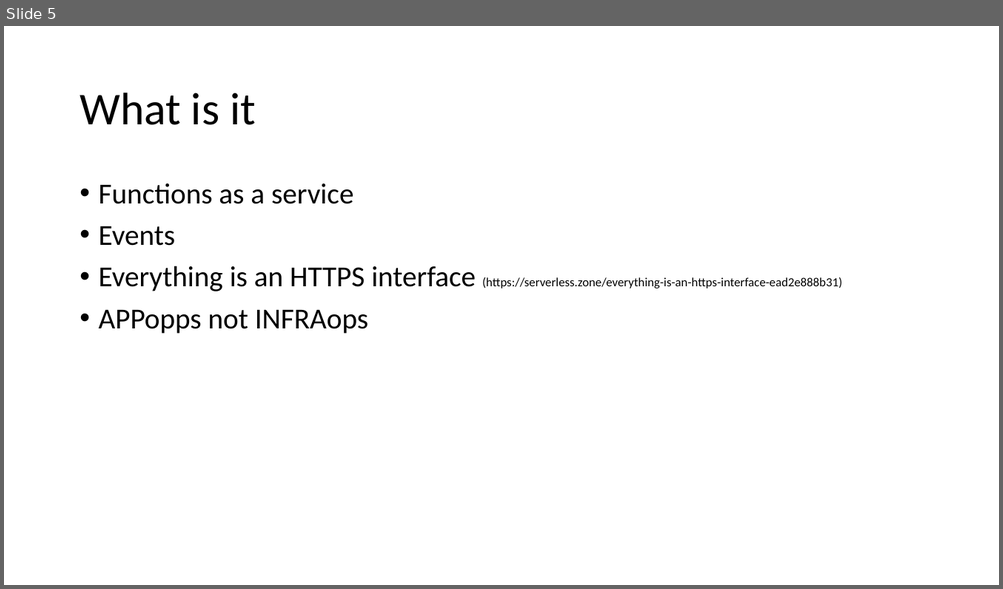
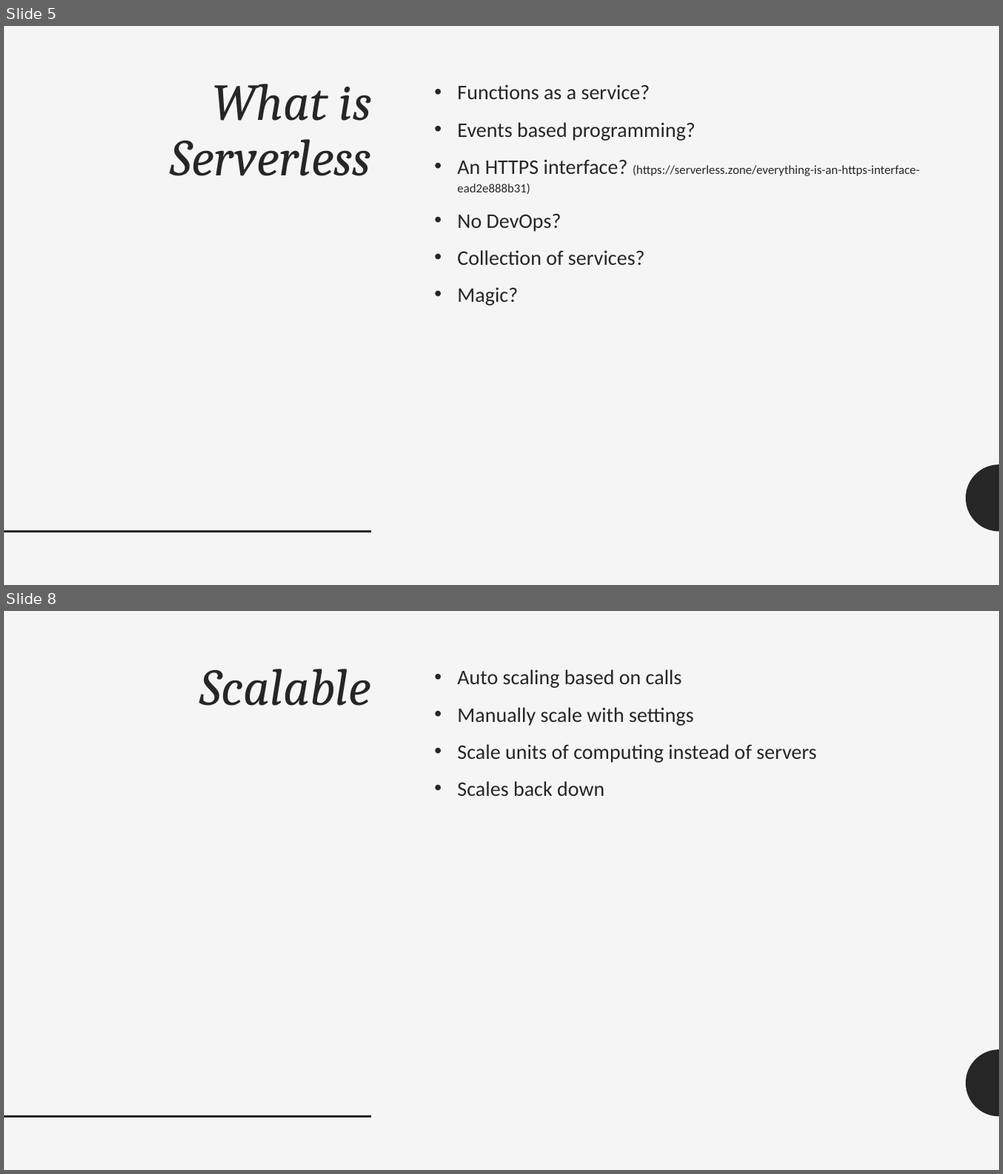
Before and after one commit to adrianpomilio/going-serverless, a slide deck: going-serverless-2017.pptx. Shown one above the other, each under a label of ours: slide 5 before the commit, slides 5 and 8 after it; the slides between them are not shown. The pictures are 1003x589 and 1003x1174 pixels, drawn with LibreOffice and Linux fonts; fonts in the diff are those of the drawing. Boxes give left, top, right and bottom in pixels: in the first picture for what was removed or moved away, otherwise in the second. Text is boxed around its words. In the diff, an @@ line names an element or a change of style, - is before the commit and + after.

```diff
--- a/going-serverless-2017.pptx
+++ b/going-serverless-2017.pptx
@@ slide 8 added at (x1=4, y1=611, x2=999, y2=1170), background #F5F5F5; not listed: 2 template elements that a slide beside it also shows @@
@@ title added at (x1=200, y1=669, x2=372, y2=706), 50 pt, text #262626, italic @@
+Scalable
@@ text added at (x1=457, y1=669, x2=817, y2=796), 20 pt, text #262626 @@
+• Auto scaling based on calls
+• Manually scale with settings
+• Scale units of computing instead of servers
+• Scales back down
@@ slide 5 changed as well @@
@@ background #FFFFFF to #F5F5F5 @@
@@ title "What is Serverless" at (x1=170, y1=84, x2=372, y2=176): vertical alignment middle to top @@
@@ title at (x1=170, y1=84, x2=372, y2=176): text changed; size 44 to 50 pt; font Calibri to Cambria; text colour #000000 to #262626; italic on @@
-What is it
+What is Serverless
@@ text at (x1=457, y1=84, x2=919, y2=306): text changed; size 28 to 20 pt; text colour #000000 to #262626 @@
-• Functions as a service
-• Events
-• Everything is an HTTPS interface (https://serverless.zone/everything-is-an-https-interface-ead2e888b31)
-• APPopps not INFRAops
+• Functions as a service?
+• Events based programming?
+• An HTTPS interface? (https://serverless.zone/everything-is-an-https-interface-ead2e888b31)
+• No DevOps?
+• Collection of services?
+• Magic?
@@ freeform shape added at (x1=966, y1=465, x2=999, y2=532), fill #262626 @@
@@ line added from (4, 532) to (371, 532), #262626 2 pt @@
```
Also in this commit, not shown: 17 other slides changed, 8 other slides added, 4 slides removed.
